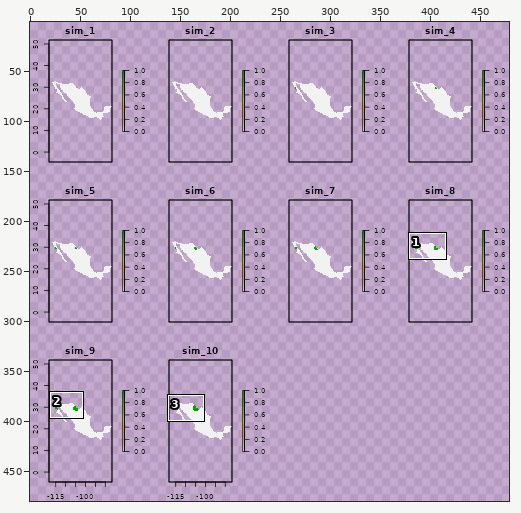
Sprite sheet: reference/Rplot001.png. Above, an overview of the earlier version with the close-up marked.
Close-up. Before the commit:
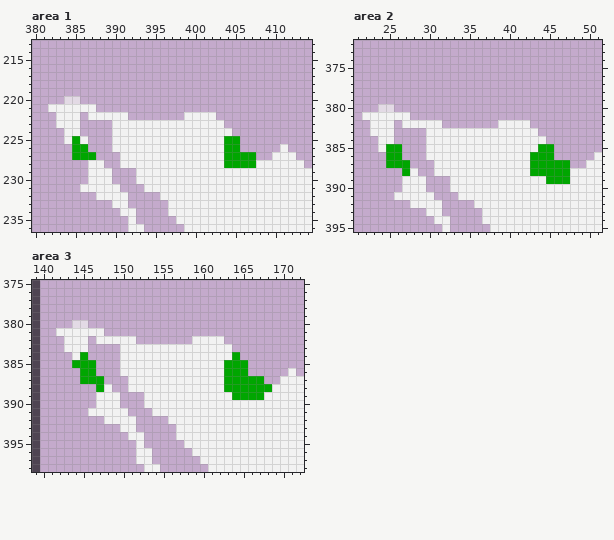
The file is 480x480 pixels. Pixels under 10% opacity are left out. Colours within 5 levels of each other are drawn and written as one. Shown: area 1: x 380..414, y 213..236; area 2: x 21..51, y 372..395; area 3: x 139..172, y 375..398. The wide view leaves out empty margins. The commit also changed other parts of the picture, which this record leaves out.
Once edited:
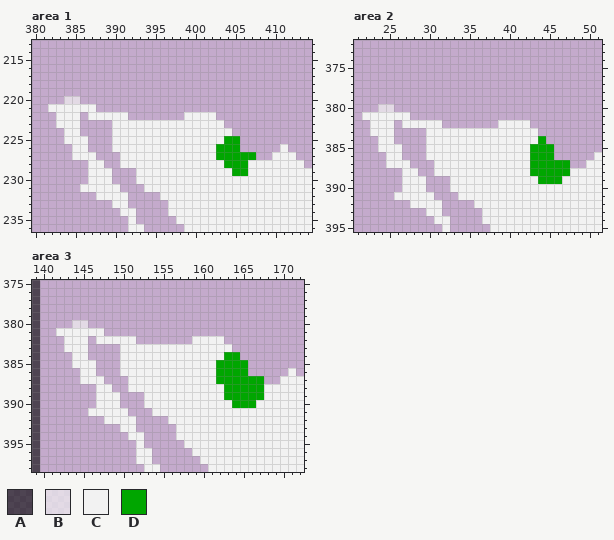
Palette (. is transparent): A #00000099  B #f2f2f2ab  C #f2f2f2  D #00a600
Edits made:
Area 1:
y 225: x 385 D -> C
y 226: x 385..386 DD -> CC; x 403 C -> D
y 227: x 385..387 DDD -> CCC; x 403 C -> D
y 228: x 407 D -> C
y 229: x 405..406 CC -> DD
Area 2:
y 384: x 44 C -> D
y 385: x 25..26 DD -> CC; x 43 C -> D
y 386: x 25..26 DD -> CC
y 387: x 25..27 DDD -> CCC
y 388: x 27 D -> C
y 389: x 44 C -> D; x 47 D -> C
Area 3:
y 384: x 145 D -> C; x 163 C -> D
y 385: x 144..146 DDD -> CCC; x 162 C -> D
y 386: x 145..146 DD -> CC; x 162 C -> D
y 387: x 145..147 DDD -> CCC; x 162 C -> D
y 388: x 147 D -> C; x 168 D -> C
y 389: x 163 C -> D
y 390: x 164..166 CCC -> DDD
